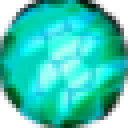
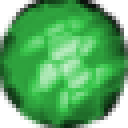
Before/after of a 128 × 128 layered artwork. What changed in the layer stack:
pixels changed over [0, 0, 128, 128] (layer not identified)
